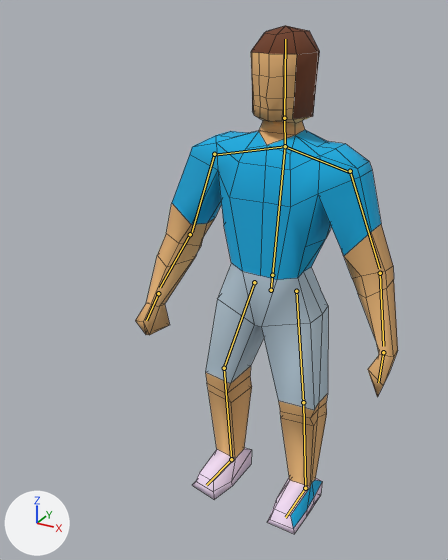
The Blender file blender/player.blend, before and after one commit.
The view is the same before and after, from a 50 mm camera at (0.769, -1.762, 1.68) aimed at (-0.11, -0.165, 0.882). Every picture has the same lights, and +X, +Y and +Z are marked at lower left. The bones that bend it are drawn over the model as lines. Mesh edges are drawn as thin lines.
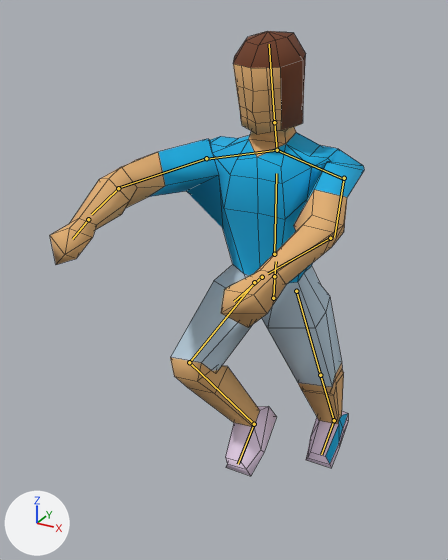
The newer file adds an action. The first version stands in its rest pose; the second is drawn at frame 1 of the action 'Bottom Jump'.

What differs and where, as boxes [x1, y1, x2, y2] in the pictures (448 x 560 px):
'Plane', posed (19% wider, 12% shorter): before [135, 26, 398, 534]; after [50, 31, 364, 476]
bone 'Chest', root to tip: before (272, 275) to (285, 146); after (274, 254) to (276, 173)
bone 'Right Forearm', root to tip: before (214, 154) to (192, 232); after (206, 158) to (118, 188)
bone 'Right Arm', root to tip: before (190, 234) to (160, 287); after (118, 188) to (91, 214)
bone 'Left Forearm', root to tip: before (350, 171) to (379, 268); after (344, 178) to (334, 237)
bone 'Left Leg', root to tip: before (296, 291) to (303, 402); after (296, 291) to (320, 375)
bone 'Right Leg', root to tip: before (254, 282) to (224, 368); after (254, 282) to (189, 362)
bone 'Right Middle Foot', root to tip: before (224, 368) to (231, 459); after (189, 362) to (254, 424)

The edits, one by one:
Bone 'Chest' (bone_chest) turns from (0, 0, 0) to (-10, 0, 0) degrees about its own x, y and z.
Bone 'Right Forearm' (bone_right_forearm) turns from (0, 0, 0) to (16, -34, 81) degrees about its own x, y and z.
Bone 'Right Arm' (bone_right_arm) turns from (0, 0, 0) to (-8, 0, 0) degrees about its own x, y and z.
Bone 'Left Forearm' (bone_left_forearm) turns from (0, 0, 0) to (22, 54, -67) degrees about its own x, y and z.
Bone 'Left Leg' (bone_left_leg) turns from (0, 0, 0) to (0, 0, 26) degrees about its own x, y and z.
Bone 'Right Leg' (bone_right_leg) turns from (0, 0, 0) to (6, 10, 46) degrees about its own x, y and z.
Bone 'Right Middle Foot' (bone_right_middle_foot) turns from (0, 0, 0) to (-16, -8, -74) degrees about its own x, y and z.
